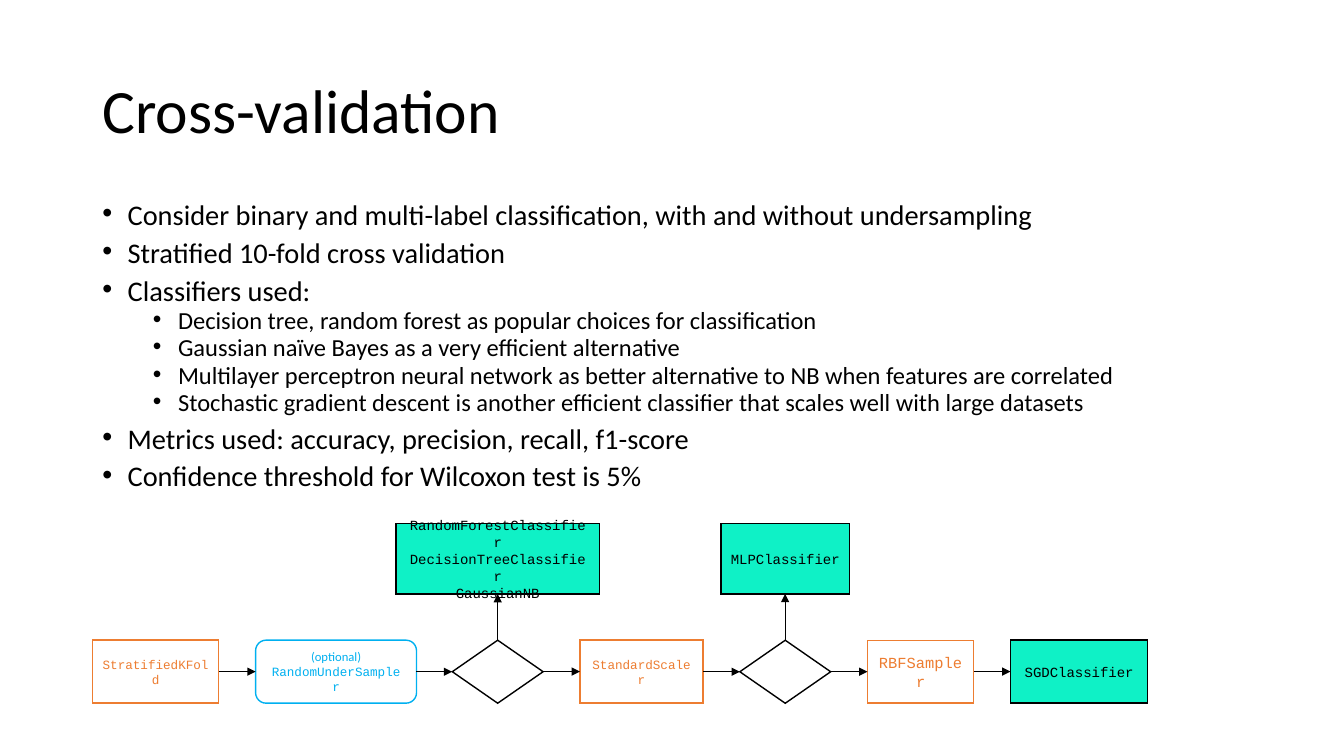
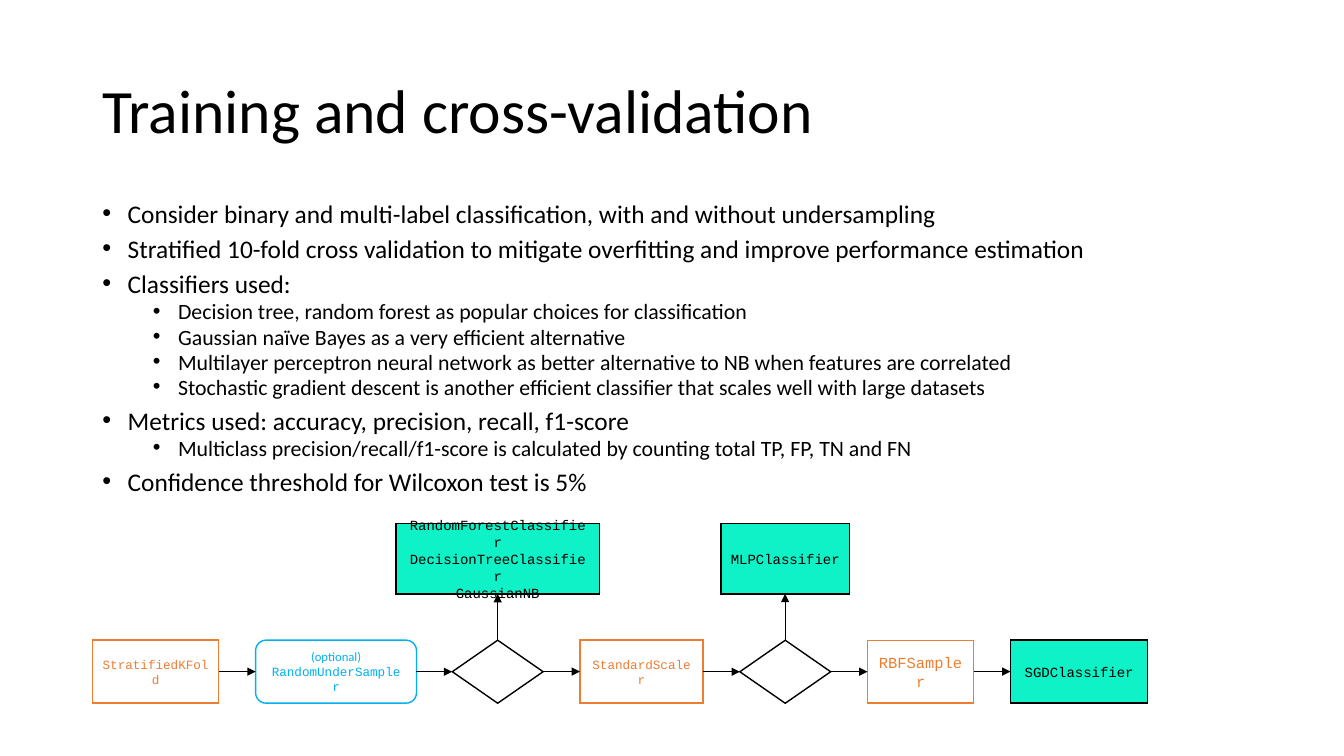
Before and after one commit to Metalcape/url-classifier, a slide deck: slide 10 of slides.pptx. Drawn at 1344x756 pixels with LibreOffice and Linux fonts; fonts in the diff are those of the drawing. Boxes give left, top, right and bottom in pixels: in the first picture for what was removed or moved away, otherwise in the second. Text is boxed around its words. In the diff, an @@ line names an element or a change of style, - is before the commit and + after.

Commit message:
slides

```diff
--- a/slides.pptx
+++ b/slides.pptx
@@ title at <box>102,90,812,144</box>: text changed @@
-Cross-validation
+Training and cross-validation
@@ text at <box>128,205,1011,492</box>: size 20.3 to 18.1 pt in "Consider binary and multi-label classification, with and ...", "Classifiers used:", "Metrics used: accuracy, precision, recall, f1-score", "Confidence threshold for Wilcoxon test is 5%"; size 17.5 to 15.6 pt in "Decision tree, random forest as popular choices ...", "Gaussian naïve Bayes as a very efficient ...", "Multilayer perceptron neural network as better alternative ...", "Stochastic gradient descent is another efficient classifier ..." @@
@@ text at <box>128,240,1083,263</box>: text changed; size 20.3 to 18.1 pt @@
-• Stratified 10-fold cross validation
+• Stratified 10-fold cross validation to mitigate overfitting and improve performance estimation
@@ text at <box>178,441,911,460</box>: paragraph added @@
+  • Multiclass precision/recall/f1-score is calculated by counting total TP, FP, TN and FN
```
Also in this commit, not shown: 1 other slide changed, 2 other files.
